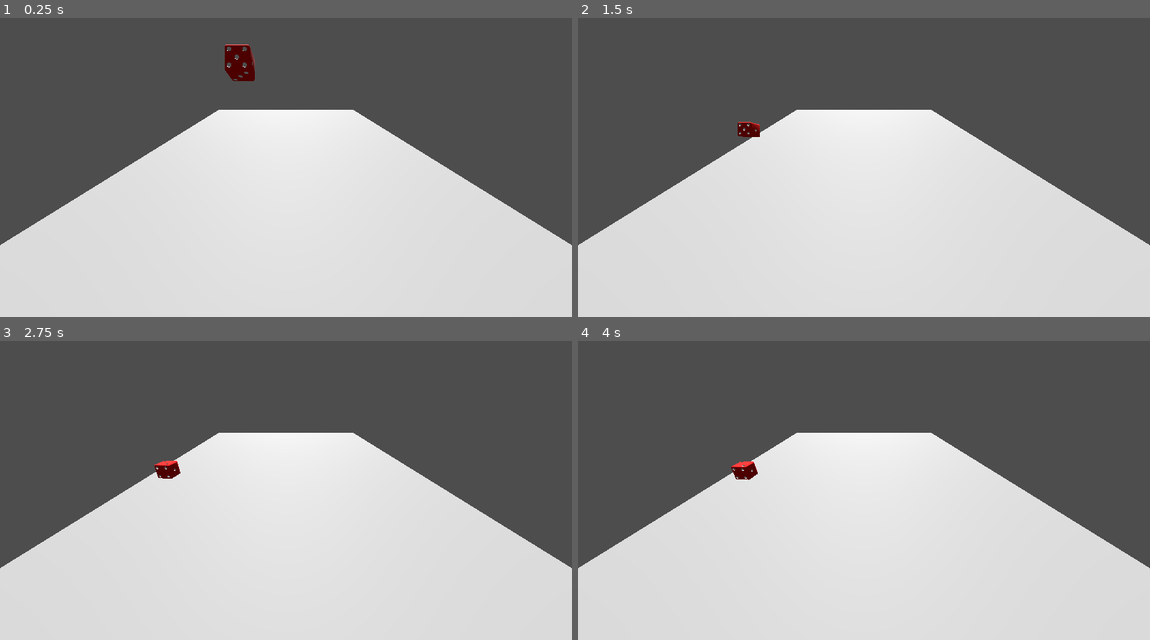
Above: before the commit, frames 1-4 (two rows, left to right).
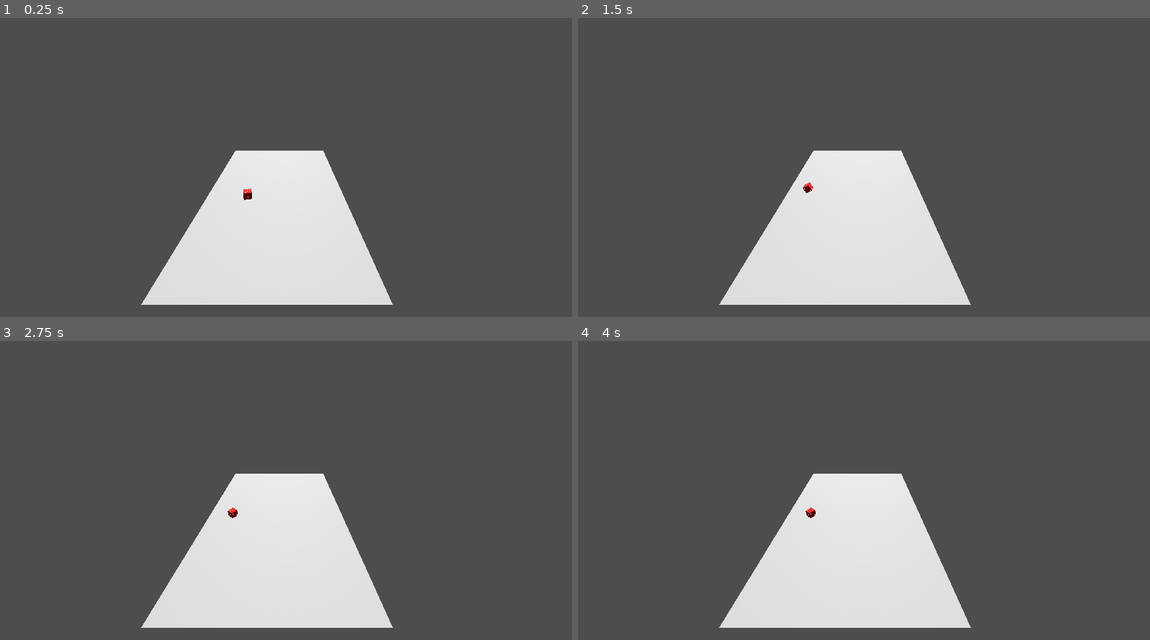
Above: after the commit, the same moments.

Repository: bnour-corrae/rpg-tool
Game: Godot game, scene res://scenes/world.tscn
The game is run twice, just before and just after one commit, with the same random seed, the same clock (stepped at 60 frames per second) and the same inputs.
Inputs:
- Up to frame 1 (0.25 s): no input
- Up to frame 2 (1.5 s): no input
- Up to frame 3 (2.75 s): no input
- Up to frame 4 (4 s): tap Enter at 2.75 s; tap Space at 3.5 s

The runs differ from the first frame. In frame 1, 37% of the frame differs, in the area x 0-100%, y 8-100%; in frame 2, 37%; in frame 3, 37%; in frame 4, 37%.

Commit message:
feat: dicearolly

Diff:
--- a/scenes/dice_six_sides.tscn
+++ b/scenes/dice_six_sides.tscn
@@ -30,8 +30,6 @@
 [node name="DiceSixSides" type="RigidBody3D"]
 physics_material_override = SubResource("PhysicsMaterial_7eunq")
 script = ExtResource("1_q0btg")
-xAxisRange = Vector2(-5, 5)
-yAxisRange = Vector2(-5, 5)
 zAxisRange = Vector2(-5, 20)
 diceThrowDirectionImpulseRange = Vector2(-30, 30)
 
--- a/scenes/dice_table.tscn
+++ b/scenes/dice_table.tscn
@@ -3,7 +3,7 @@
 [ext_resource type="Script" path="res://scenes/StaticBody.gd" id="1_ja2ib"]
 
 [sub_resource type="BoxShape3D" id="BoxShape3D_v3qjy"]
-size = Vector3(1, 4, 19)
+size = Vector3(1, 33.667, 19)
 
 [sub_resource type="BoxShape3D" id="BoxShape3D_idncj"]
 size = Vector3(19.748, 1, 20.3086)
--- a/scenes/world.tscn
+++ b/scenes/world.tscn
@@ -17,7 +17,7 @@
 gravity_scale = 3.995
 
 [node name="Camera3D" type="Camera3D" parent="."]
-transform = Transform3D(-1, -8.74228e-08, -7.87981e-15, -7.6755e-08, 0.877975, 0.478707, -4.18499e-08, 0.478707, -0.877975, 0, 13.5617, -27.0583)
+transform = Transform3D(-1, -8.74228e-08, 9.88376e-15, -7.6755e-08, 0.877975, 0.478707, -4.18499e-08, 0.478707, -0.877975, -3.77799, 41.1758, -47.6839)
 current = true
 fov = 90.0
 
--- a/scripts/dice.gd
+++ b/scripts/dice.gd
@@ -1,18 +1,33 @@
 extends RigidBody3D
 
 @export
-var xAxisRange = Vector2(5,5)
+var xAxisRange = Vector2(-100,100)
 @export
-var yAxisRange = Vector2(5,5)
+var yAxisRange = Vector2(-100,100)
 @export
-var zAxisRange = Vector2(5,5)
+var zAxisRange = Vector2(-100,100)
 @export
-var diceThrowDirectionImpulseRange = Vector2(5,5)
+var diceThrowDirectionImpulseRange = Vector2(-100,100)
+@export
+var offSetRange = Vector2(-500, 500)
 
 func _ready():
 	randomize()
-	var diceRandomDirection = Vector3(randf_range(xAxisRange.x, xAxisRange.y), randf_range(yAxisRange.x, yAxisRange.y), randf_range(zAxisRange.x, zAxisRange.y))
-	var diceRotationalImpulse = Vector3(randf_range(diceThrowDirectionImpulseRange.x, diceThrowDirectionImpulseRange.y), randf_range(diceThrowDirectionImpulseRange.x, diceThrowDirectionImpulseRange.y),  0)
+	var diceRandomDirection = Vector3(
+		randf_range(xAxisRange.x, xAxisRange.y),
+		randf_range(yAxisRange.x, yAxisRange.y),
+		randf_range(zAxisRange.x, zAxisRange.y)
+	)
+	var diceRotationalImpulse = Vector3(
+		randf_range(diceThrowDirectionImpulseRange.x, diceThrowDirectionImpulseRange.y),
+		randf_range(diceThrowDirectionImpulseRange.x, diceThrowDirectionImpulseRange.y),
+		randf_range(diceThrowDirectionImpulseRange.x, diceThrowDirectionImpulseRange.y),
+	)
+	var offSetDirection = Vector3(
+		randf_range(offSetRange.x, offSetRange.y),
+		randf_range(offSetRange.x, offSetRange.y),
+		randf_range(offSetRange.x, offSetRange.y),
+	)
 
 	apply_central_impulse(diceRandomDirection)
-	apply_impulse(diceRotationalImpulse,diceRandomDirection)
+	apply_force(diceRotationalImpulse, offSetDirection)
Not shown: 1 places in scenes/dice_six_sides.tscn that only renumber resources
